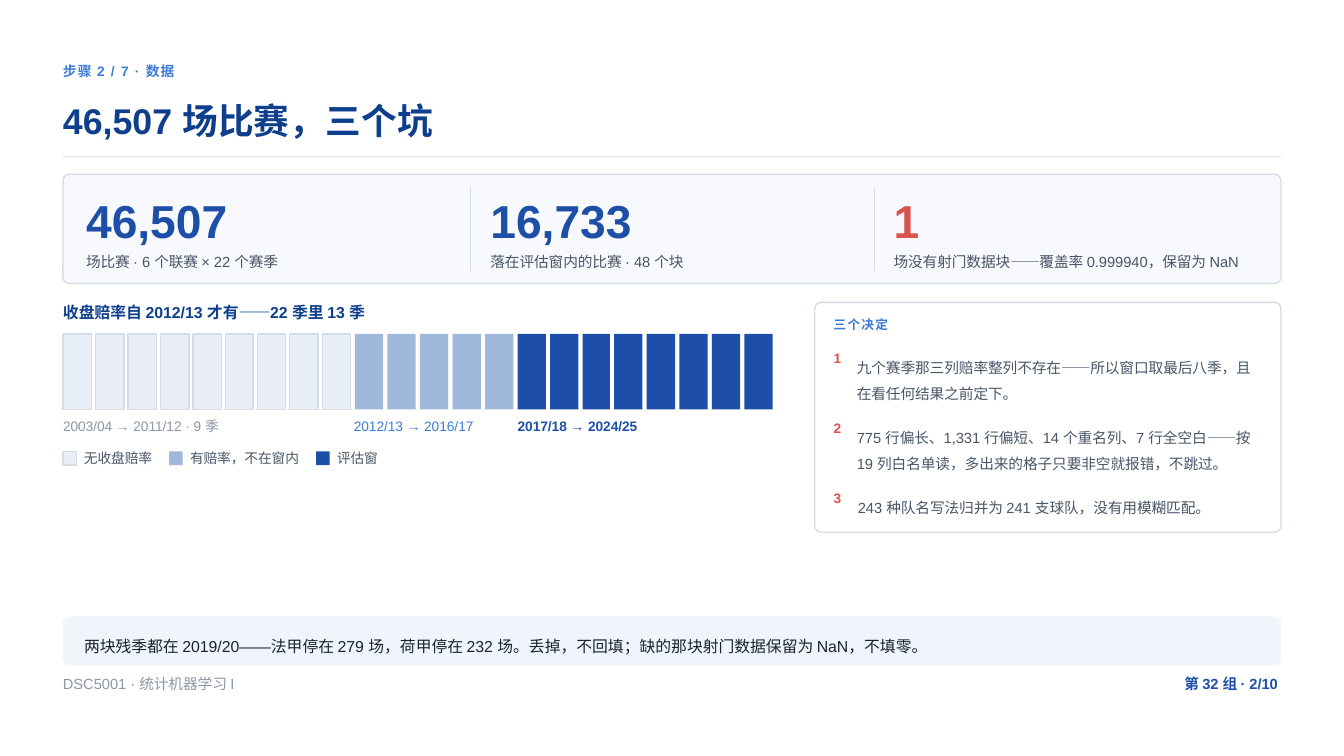
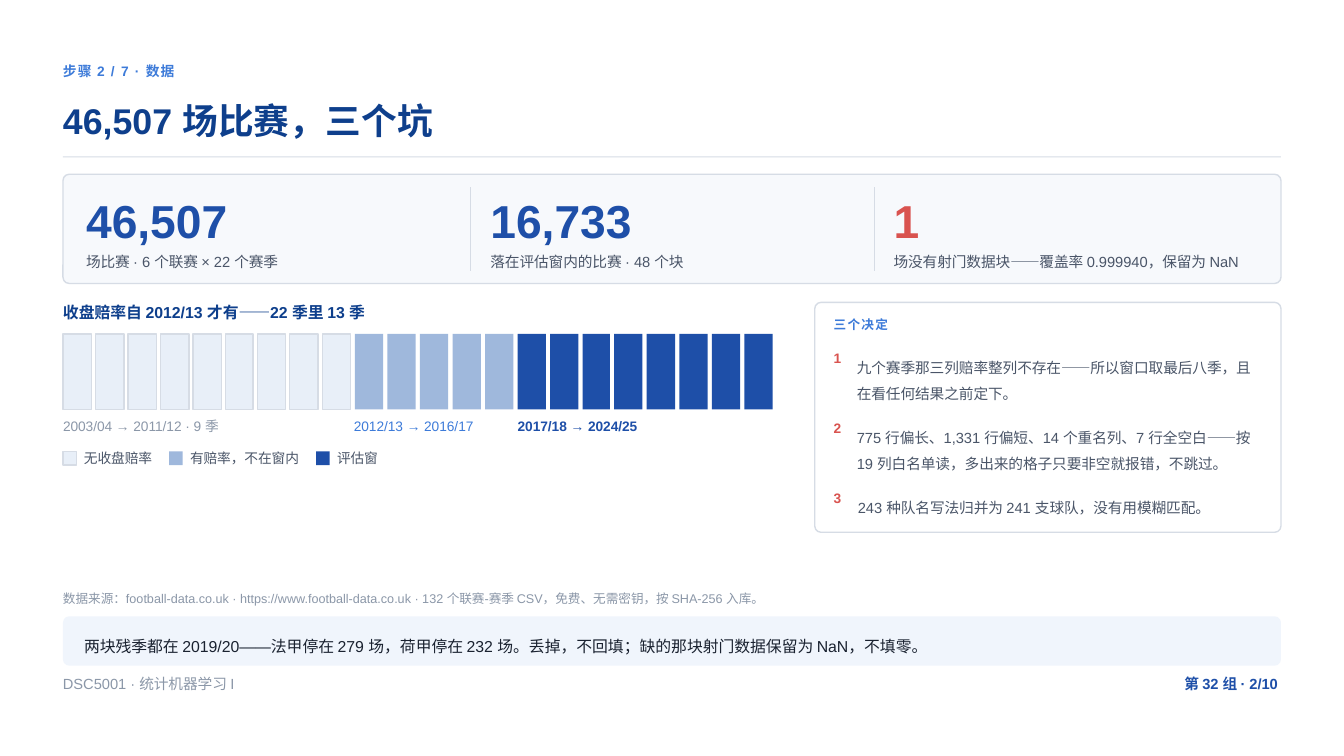
Before and after one commit to XHH-Coco/Football-Calibration, a slide deck: slide 2 of products/slides/Market-Audit/Market-Audit-CN.pptx. Drawn at 1344x756 pixels with LibreOffice and Linux fonts; fonts in the diff are those of the drawing. Boxes give left, top, right and bottom in pixels: in the first picture for what was removed or moved away, otherwise in the second. Text is boxed around its words. In the diff, an @@ line names an element or a change of style, - is before the commit and + after.

```diff
--- a/products/slides/Market-Audit/Market-Audit-CN.pptx
+++ b/products/slides/Market-Audit/Market-Audit-CN.pptx
@@ text added at (x1=63, y1=592, x2=764, y2=606), 9 pt, text #8B97A8 @@
+数据来源：football-data.co.uk · https://www.football-data.co.uk · 132 个联赛-赛季 CSV，免费、无需密钥，按 SHA-256 入库。
```
Also in this commit, not shown: 1 other slide changed, 17 other files.
